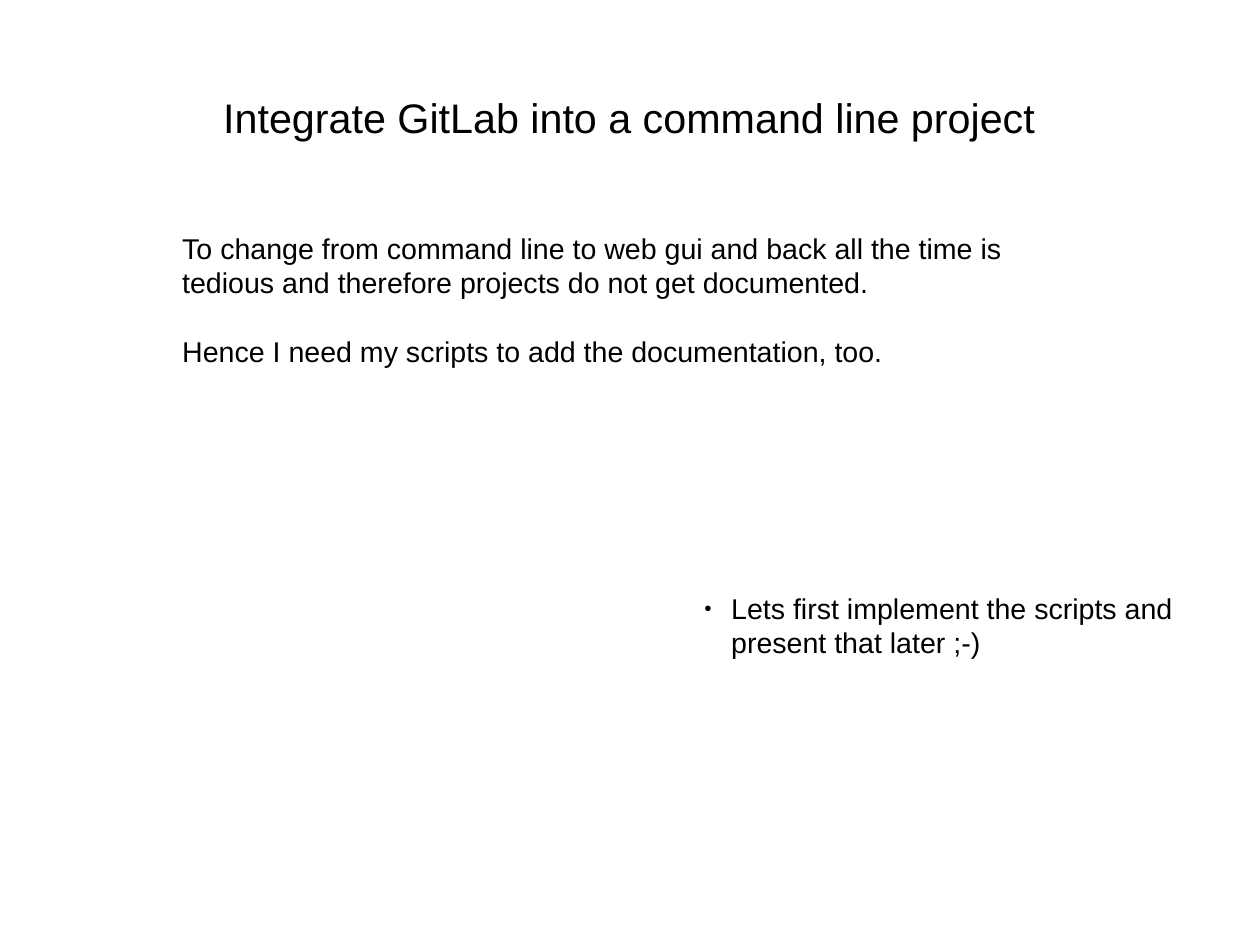
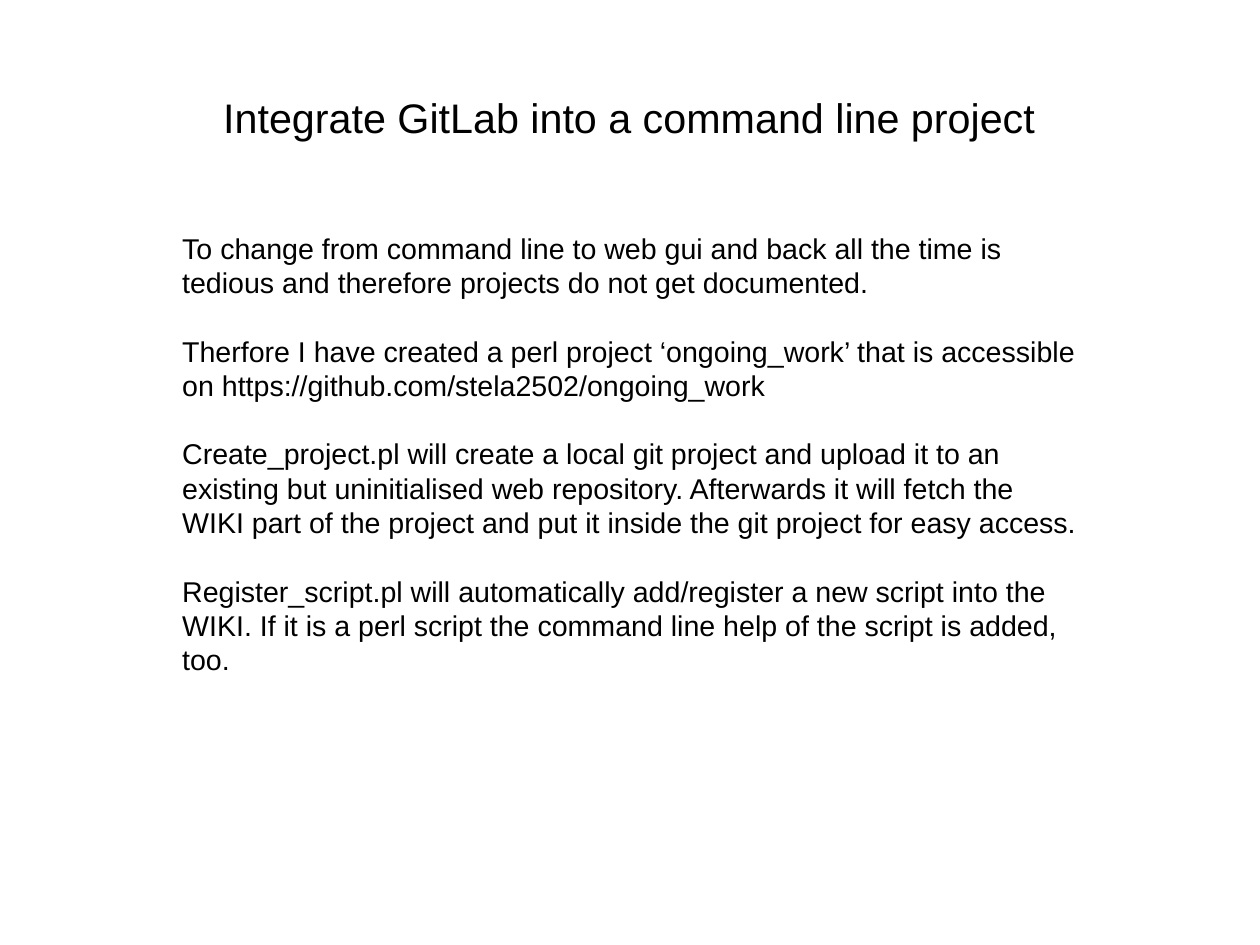
Before and after one commit to stela2502/ongoing_work, a slide deck: slide 6 of doc/Introduction.odp. Drawn at 1260x945 pixels with LibreOffice and Linux fonts; fonts in the diff are those of the drawing. Boxes give left, top, right and bottom in pixels: in the first picture for what was removed or moved away, otherwise in the second. Text is boxed around its words. In the diff, an @@ line names an element or a change of style, - is before the commit and + after.

```diff
--- a/doc/Introduction.odp
+++ b/doc/Introduction.odp
@@ text at [182,341,1076,671]: text changed @@
-Hence I need my scripts to add the documentation, too.
+Therfore I have created a perl project ‘ongoing_work’ that is accessible on https://github.com/stela2502/ongoing_work
+Create_project.pl will create a local git project and upload it to an existing but uninitialised web repository. Afterwards it will fetch the WIKI part of the project and put it inside the git project for easy access.
+Register_script.pl will automatically add/register a new script into the WIKI. If it is a perl script the command line help of the script is added, too.
@@ text removed at [731,598,1173,659] @@
-● Lets first implement the scripts and present that later ;-)
```
Also in this commit, not shown: 2 other slides changed.
